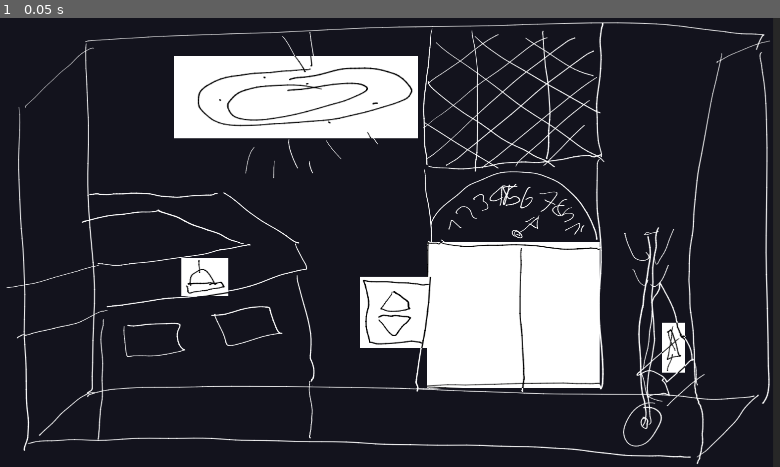
Above: before the commit, frame 1.
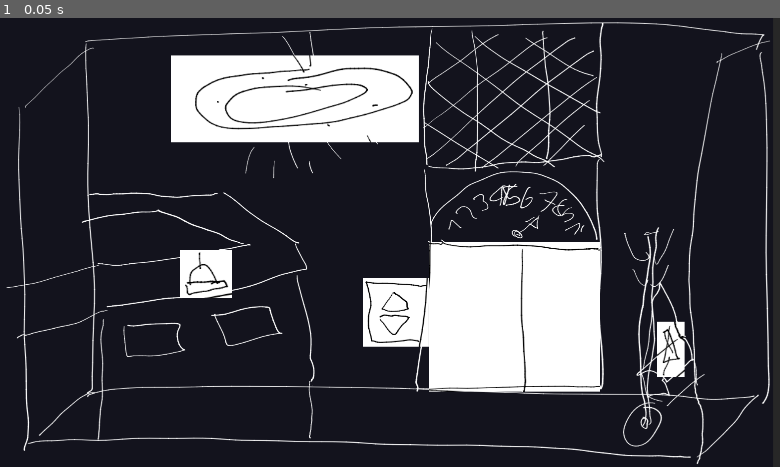
Above: after the commit, the same moment.

Repository: chippmann/dampfmechanische-einstellung
Game: Godot game, scene res://stages/00_Prologue.tscn
Two runs of this game, one before a commit and one after it. Both use one fixed random seed, a clock stepped at 60 frames per second and the inputs below. Before the commit the project has no main scene; this scene is started directly in both runs. The engine's default icon, where the game draws it, is replaced by a stand-in: a white triangle on a blue panel in a dark square. Sound files missing from this copy of the repository are replaced by a short silence.
Inputs:
- Up to frame 1 (0.05 s): no input

The runs differ from the first frame. In frame 1, 3.0% of the frame differs, in the area x 21-88%, y 8-84%.

Commit message:
populate reception objects

Diff:
--- /dev/null
+++ b/objects/Reception/ElevatorButton/ElevatorButtonPress.tres
@@ -0,0 +1,11 @@
+[gd_resource type="Resource" load_steps=3 format=2]
+
+[ext_resource path="res://objects/base/resources/ObjectAction.gd" type="Script" id=1]
+[ext_resource path="res://assets/audio/button.ogg" type="AudioStream" id=2]
+
+[resource]
+script = ExtResource( 1 )
+name = "ElevatorButtonPress"
+audio = ExtResource( 2 )
+conditionExpression = "true"
+actionExpression = ""
--- /dev/null
+++ b/objects/Reception/ElevatorDoor/ElevatorDoorPush.tres
@@ -0,0 +1,11 @@
+[gd_resource type="Resource" load_steps=3 format=2]
+
+[ext_resource path="res://objects/base/resources/ObjectAction.gd" type="Script" id=1]
+[ext_resource path="res://assets/voice/room1/hoffentlich.mp3" type="AudioStream" id=2]
+
+[resource]
+script = ExtResource( 1 )
+name = "ElevatorDoorPush"
+audio = ExtResource( 2 )
+conditionExpression = "true"
+actionExpression = ""
--- a/objects/ceilingLight/ceilingLightCantReach.tres
+++ b/objects/Reception/ScrewDriver/ScrewDriverPickUp.tres
@@ -4,6 +4,6 @@
 
 [resource]
 script = ExtResource( 1 )
-name = ""
-conditionExpression = ""
+name = "ScrewDriverPickUp"
+conditionExpression = "true"
 actionExpression = ""
--- /dev/null
+++ b/objects/Reception/ceilingLight/ceilingLightCantReach.tres
@@ -0,0 +1,11 @@
+[gd_resource type="Resource" load_steps=3 format=2]
+
+[ext_resource path="res://objects/base/resources/ObjectAction.gd" type="Script" id=1]
+[ext_resource path="res://assets/voice/room1/komme-nicht-rann.mp3" type="AudioStream" id=2]
+
+[resource]
+script = ExtResource( 1 )
+name = "CeilingLightCantReach"
+audio = ExtResource( 2 )
+conditionExpression = "true"
+actionExpression = ""
--- /dev/null
+++ b/objects/Reception/receptionBell/receptionBellRing10to14.tres
@@ -0,0 +1,11 @@
+[gd_resource type="Resource" load_steps=3 format=2]
+
+[ext_resource path="res://objects/base/resources/ObjectAction.gd" type="Script" id=1]
+[ext_resource path="res://assets/audio/bell.wav" type="AudioStream" id=2]
+
+[resource]
+script = ExtResource( 1 )
+name = "receptionBellRing10to14"
+audio = ExtResource( 2 )
+conditionExpression = "true"
+actionExpression = ""
--- /dev/null
+++ b/objects/Reception/receptionBell/receptionBellRing15up.tres
@@ -0,0 +1,11 @@
+[gd_resource type="Resource" load_steps=3 format=2]
+
+[ext_resource path="res://objects/base/resources/ObjectAction.gd" type="Script" id=1]
+[ext_resource path="res://assets/audio/bell.wav" type="AudioStream" id=2]
+
+[resource]
+script = ExtResource( 1 )
+name = "receptionBellRing15up"
+audio = ExtResource( 2 )
+conditionExpression = "true"
+actionExpression = ""
--- /dev/null
+++ b/objects/Reception/receptionBell/receptionBellRing1to4.tres
@@ -0,0 +1,11 @@
+[gd_resource type="Resource" load_steps=3 format=2]
+
+[ext_resource path="res://objects/base/resources/ObjectAction.gd" type="Script" id=1]
+[ext_resource path="res://assets/audio/bell.wav" type="AudioStream" id=2]
+
+[resource]
+script = ExtResource( 1 )
+name = "receptionBellRing1to4"
+audio = ExtResource( 2 )
+conditionExpression = "true"
+actionExpression = ""
--- a/objects/receptionBell/receptionBellRing1to4.tres
+++ b/objects/Reception/receptionBell/receptionBellRing5to9.tres
@@ -4,6 +4,6 @@
 
 [resource]
 script = ExtResource( 1 )
-name = ""
-conditionExpression = ""
+name = "receptionBellRing5to9"
+conditionExpression = "true"
 actionExpression = ""
--- a/project.godot
+++ b/project.godot
@@ -45,6 +45,7 @@
 [application]
 
 config/name="JamAtHome"
+run/main_scene="res://stages/00_Prologue.tscn"
 config/icon="res://icon.png"
 
 [autoload]
--- a/rooms/Reception.tscn
+++ b/rooms/Reception.tscn
@@ -1,14 +1,20 @@
-[gd_scene load_steps=10 format=2]
+[gd_scene load_steps=16 format=2]
 
-[ext_resource path="res://objects/base/IneractableObject.gd" type="Script" id=1]
+[ext_resource path="res://objects/Reception/ScrewDriver/ScrewDriverPickUp.tres" type="Resource" id=1]
 [ext_resource path="res://assets/texture/Reception/Background.png" type="Texture" id=2]
 [ext_resource path="res://assets/texture/Reception/ElevatorButton.png" type="Texture" id=3]
 [ext_resource path="res://assets/texture/Reception/CeilingLight.png" type="Texture" id=4]
 [ext_resource path="res://assets/texture/Reception/ElevatorDoor.png" type="Texture" id=5]
 [ext_resource path="res://assets/texture/Reception/ScrewDriver.png" type="Texture" id=6]
 [ext_resource path="res://assets/texture/Reception/ReceptionBell.png" type="Texture" id=7]
-[ext_resource path="res://objects/receptionBell/receptionBellRing1to4.tres" type="Resource" id=8]
-[ext_resource path="res://objects/ceilingLight/ceilingLightCantReach.tres" type="Resource" id=9]
+[ext_resource path="res://objects/Reception/receptionBell/receptionBellRing1to4.tres" type="Resource" id=8]
+[ext_resource path="res://objects/Reception/ceilingLight/ceilingLightCantReach.tres" type="Resource" id=9]
+[ext_resource path="res://objects/base/IneractableObject.tscn" type="PackedScene" id=10]
+[ext_resource path="res://objects/Reception/receptionBell/receptionBellRing15up.tres" type="Resource" id=11]
+[ext_resource path="res://objects/Reception/receptionBell/receptionBellRing5to9.tres" type="Resource" id=12]
+[ext_resource path="res://objects/Reception/receptionBell/receptionBellRing10to14.tres" type="Resource" id=13]
+[ext_resource path="res://objects/Reception/ElevatorDoor/ElevatorDoorPush.tres" type="Resource" id=14]
+[ext_resource path="res://objects/Reception/ElevatorButton/ElevatorButtonPress.tres" type="Resource" id=15]
 
 [node name="Reception" type="Node2D"]
 
@@ -20,49 +26,47 @@
 texture = ExtResource( 2 )
 expand = true
 
-[node name="ReceptionBell" type="TextureButton" parent="."]
-margin_left = 481.0
-margin_top = 578.0
-margin_right = 594.0
-margin_bottom = 669.0
+[node name="CeilingLight" parent="." instance=ExtResource( 10 )]
+margin_left = 456.0
+margin_top = 90.0
+margin_right = 1052.0
+margin_bottom = 299.0
+texture_normal = ExtResource( 4 )
+expand = true
+actions = [ ExtResource( 9 ) ]
+
+[node name="ReceptionBell" parent="." instance=ExtResource( 10 )]
+margin_left = 478.0
+margin_top = 559.0
+margin_right = 603.0
+margin_bottom = 674.0
 texture_normal = ExtResource( 7 )
 expand = true
-script = ExtResource( 1 )
-actions = [ ExtResource( 8 ) ]
+actions = [ ExtResource( 8 ), ExtResource( 12 ), ExtResource( 13 ), ExtResource( 11 ) ]
 
-[node name="ScrewDriver" type="TextureButton" parent="."]
-margin_left = 1637.0
-margin_top = 733.0
-margin_right = 1692.0
-margin_bottom = 853.0
+[node name="ElevatorButton" parent="." instance=ExtResource( 10 )]
+margin_left = 917.0
+margin_top = 626.0
+margin_right = 1076.0
+margin_bottom = 790.0
+texture_normal = ExtResource( 3 )
+expand = true
+actions = [ ExtResource( 15 ) ]
+
+[node name="ElevatorDoor" parent="." instance=ExtResource( 10 )]
+margin_left = 1077.0
+margin_top = 539.0
+margin_right = 1488.0
+margin_bottom = 898.0
+texture_normal = ExtResource( 5 )
+expand = true
+actions = [ ExtResource( 14 ) ]
+
+[node name="ScrewDriver" parent="." instance=ExtResource( 10 )]
+margin_left = 1625.0
+margin_top = 731.0
+margin_right = 1691.0
+margin_bottom = 864.0
 texture_normal = ExtResource( 6 )
 expand = true
-script = ExtResource( 1 )
-
-[node name="ElevatorDoor" type="TextureButton" parent="."]
-margin_left = 1072.0
-margin_top = 538.0
-margin_right = 1486.0
-margin_bottom = 890.0
-texture_normal = ExtResource( 5 )
-expand = true
-script = ExtResource( 1 )
-
-[node name="ElevatorButton" type="TextureButton" parent="."]
-margin_left = 910.0
-margin_top = 622.0
-margin_right = 1084.0
-margin_bottom = 794.0
-texture_normal = ExtResource( 3 )
-expand = true
-script = ExtResource( 1 )
-
-[node name="CeilingLight" type="TextureButton" parent="."]
-margin_left = 463.0
-margin_top = 91.0
-margin_right = 1051.0
-margin_bottom = 290.0
-texture_normal = ExtResource( 4 )
-expand = true
-script = ExtResource( 1 )
-actions = [ ExtResource( 9 ) ]
+actions = [ ExtResource( 1 ) ]
Not shown, changed: assets/audio/button.ogg.import
Not shown, added: assets/voice/room1/30-stock.mp3.import
Not shown, added: assets/voice/room1/endlich.mp3.import
Not shown, added: assets/voice/room1/hoffentlich.mp3.import
Not shown, added: assets/voice/room1/jaja.mp3.import
Not shown, added: assets/voice/room1/komme-nicht-rann.mp3.import
Not shown, added: assets/voice/room1/nur-geduld.mp3.import
Not shown, changed: assets/audio/bell.wav
